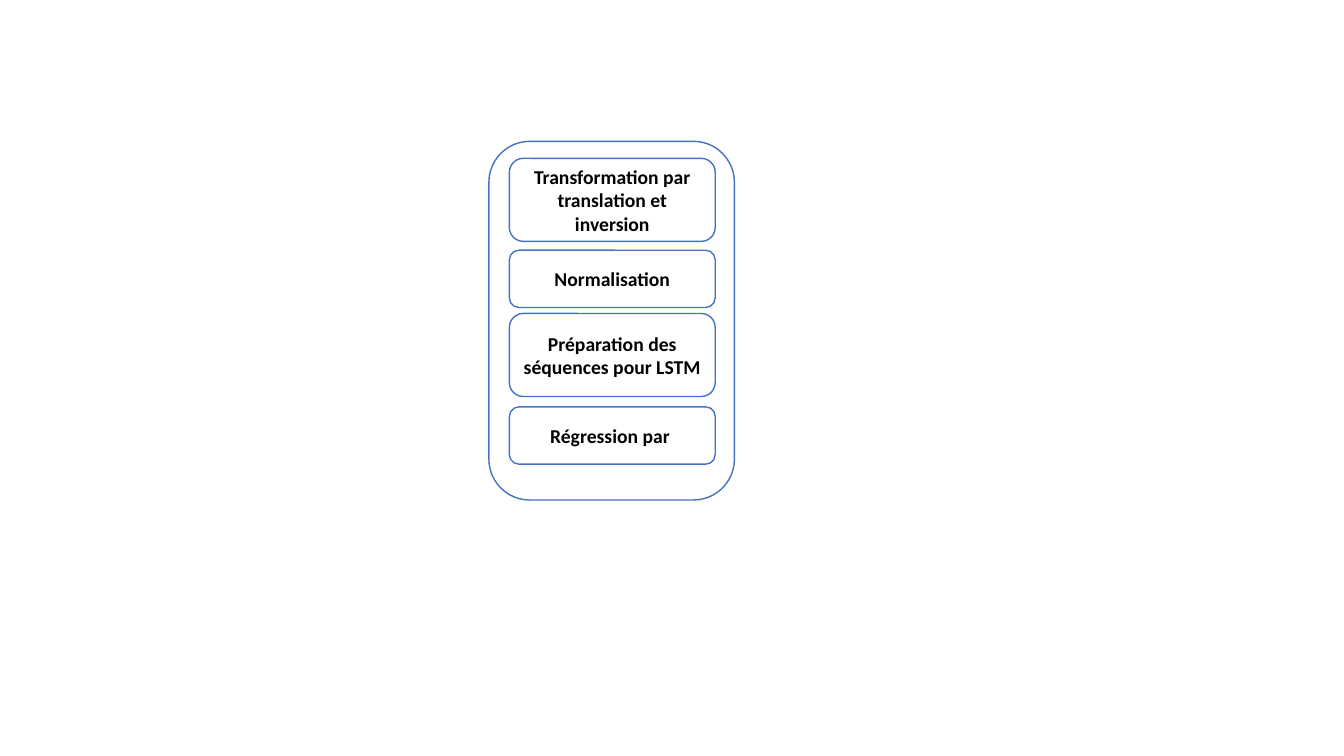
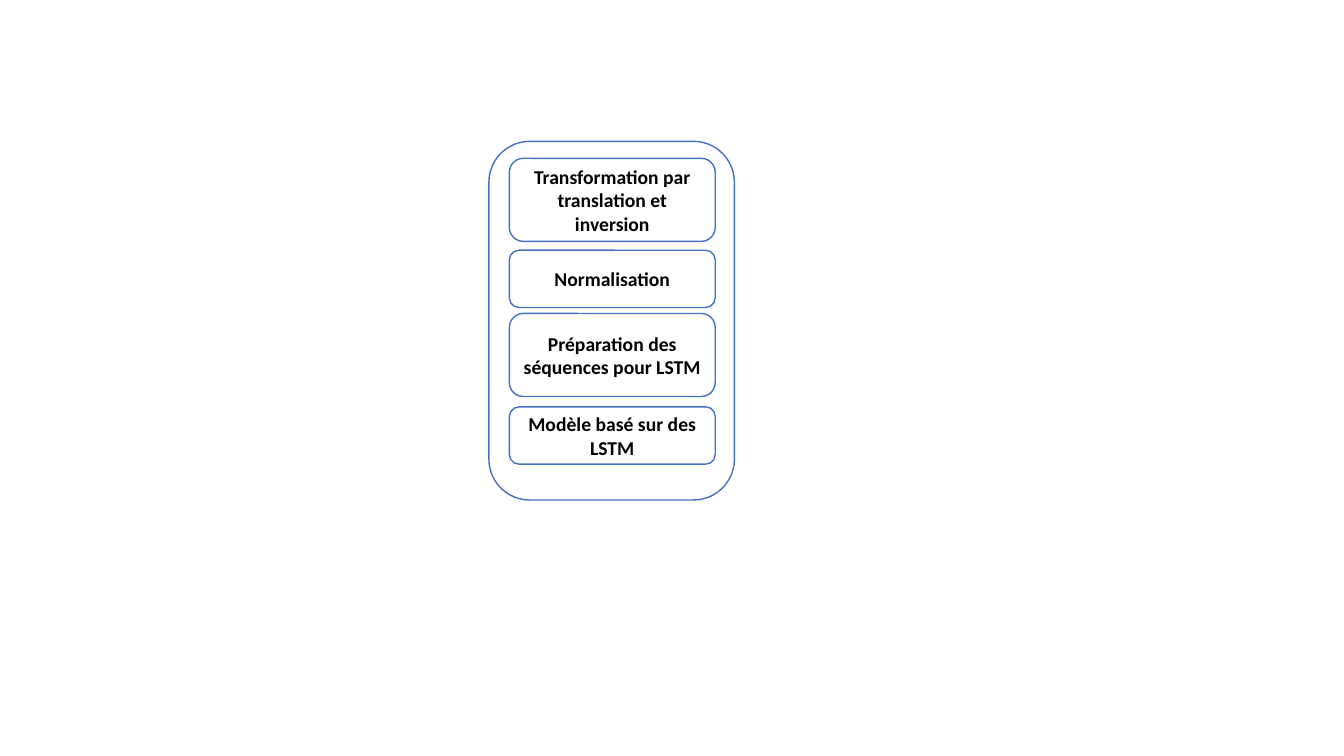
Before and after one commit to DataScientest-Studio/oct24_cds_anomalies_elec, a slide deck: slide 2 of reports/Lyx/Chap3/Présentation1.pptx. Drawn at 1344x756 pixels with LibreOffice and Linux fonts; fonts in the diff are those of the drawing. Boxes give left, top, right and bottom in pixels: in the first picture for what was removed or moved away, otherwise in the second. Text is boxed around its words. In the diff, an @@ line names an element or a change of style, - is before the commit and + after.

```diff
--- a/reports/Lyx/Chap3/Présentation1.pptx
+++ b/reports/Lyx/Chap3/Présentation1.pptx
@@ text in rounded rectangle at <box>528,417,696,455</box>: text changed @@
-Régression par
+Modèle basé sur des LSTM
```
Also in this commit, not shown: 1 slide added, 2 other files.
